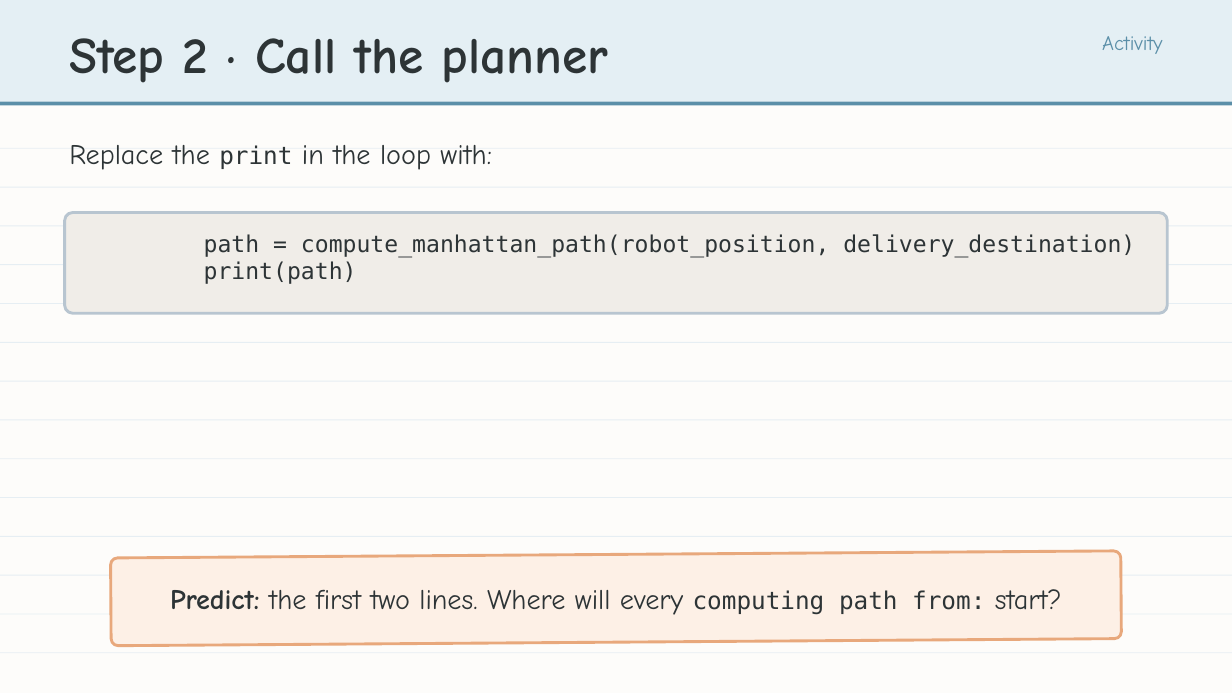
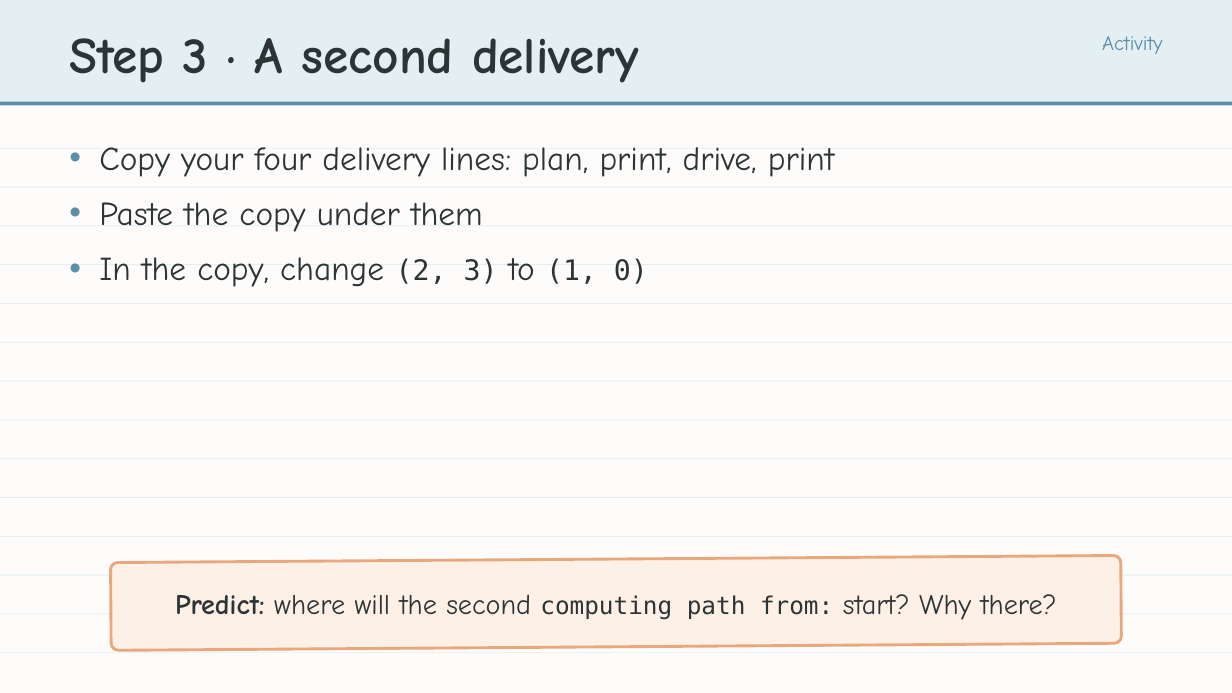
Before and after one commit to bradamiller/LearningPython, a slide deck: slide 15 of static/slides/module-04-manhattan/module-4-lesson-01-the-main-program.pptx (slide 13 before the commit). Drawn at 1232x693 pixels with LibreOffice and Linux fonts; fonts in the diff are those of the drawing. Boxes give left, top, right and bottom in pixels: in the first picture for what was removed or moved away, otherwise in the second. Text is boxed around its words. In the diff, an @@ line names an element or a change of style, - is before the commit and + after.

```diff
--- a/static/slides/module-04-manhattan/module-4-lesson-01-the-main-program.pptx
+++ b/static/slides/module-04-manhattan/module-4-lesson-01-the-main-program.pptx
@@ text at <box>69,38,639,83</box>: text changed @@
-Step 2 · Call the planner
+Step 3 · A second delivery
@@ text at <box>99,147,835,287</box>: text changed; size 22 to 26 pt @@
-Replace the print in the loop with:
+• Copy your four delivery lines: plan, print, drive, print
+• Paste the copy under them
+• In the copy, change (2, 3) to (1, 0)
@@ rounded rectangle removed at <box>65,213,1167,313</box> @@
@@ text removed at <box>204,234,1135,284</box> @@
-path = compute_manhattan_path(robot_position, delivery_destination)
-print(path)
@@ rounded rectangle: place and size @@
-rounded rectangle at <box>111,551,1121,646</box>
+rounded rectangle at <box>111,556,1121,650</box>
@@ text at <box>175,594,1057,620</box>: text changed @@
-Predict: the first two lines. Where will every computing path from: start?
+Predict: where will the second computing path from: start? Why there?
```
Also in this commit, not shown: 16 other slides changed, 10 slides added, 5 other files.
